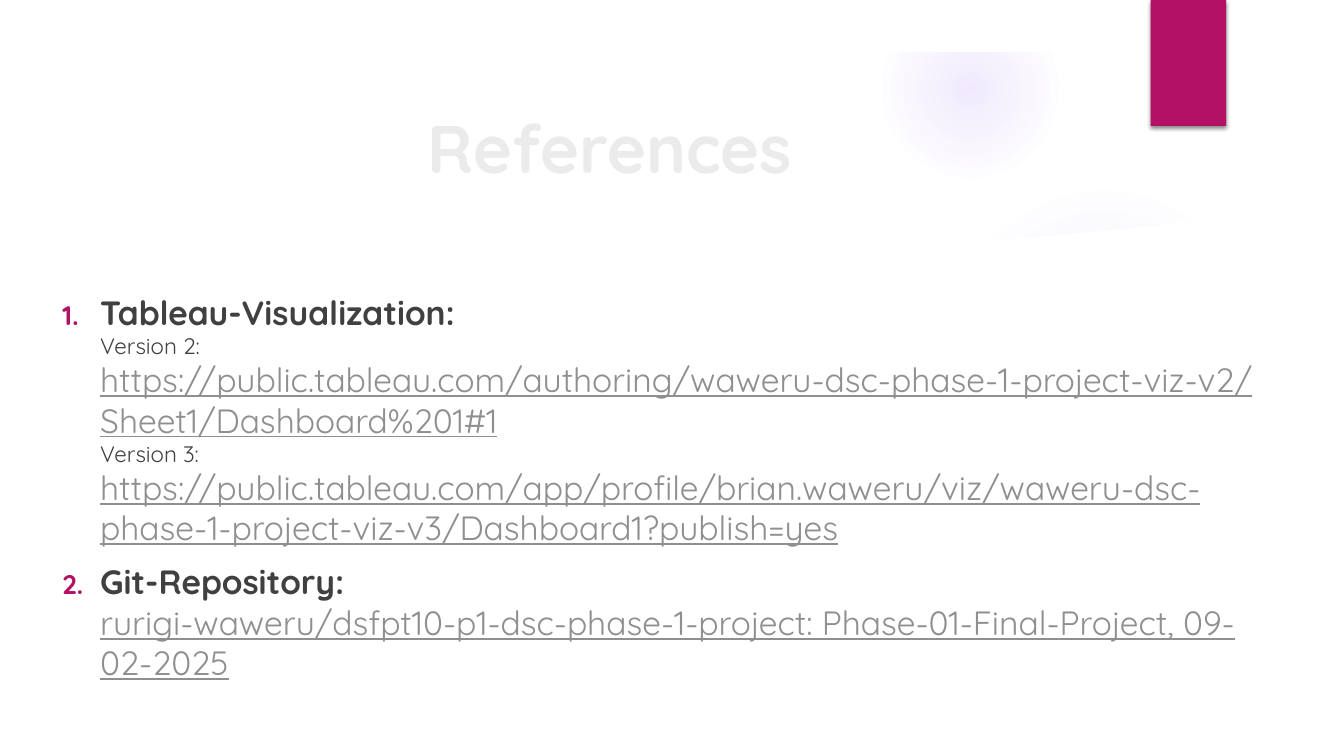
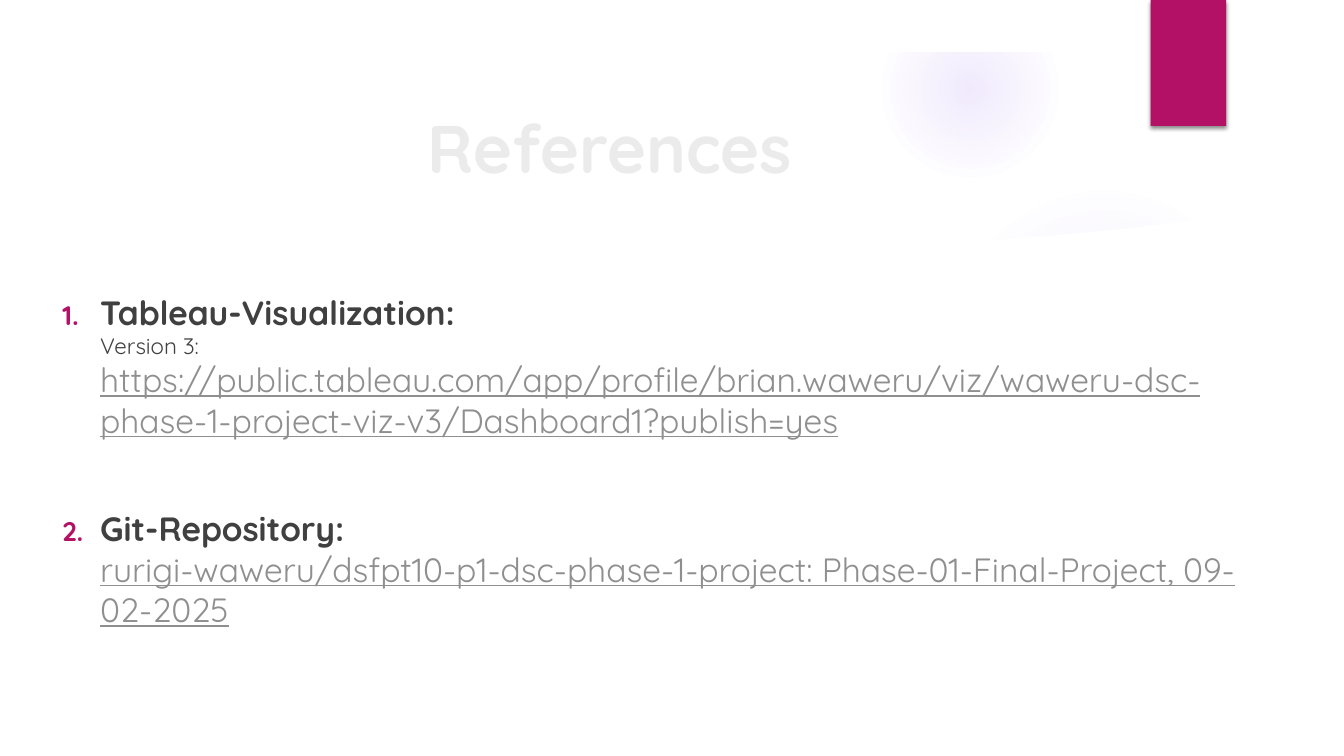
Before and after one commit to rurigi-waweru/dsfpt10-p1-dsc-phase-1-project, a slide deck: slide 10 of project-files/Aviation-Accident-Analysis.pptx (slide 14 before the commit). Drawn at 1344x756 pixels with LibreOffice and Linux fonts; fonts in the diff are those of the drawing; background and template pictures are left out. Boxes give left, top, right and bottom in pixels: in the first picture for what was removed or moved away, otherwise in the second. Text is boxed around its words. In the diff, an @@ line names an element or a change of style, - is before the commit and + after.

```diff
--- a/project-files/Aviation-Accident-Analysis.pptx
+++ b/project-files/Aviation-Accident-Analysis.pptx
@@ text at [100,300,1200,440]: text changed @@
-1. Tableau-Visualization:
-   Version 2:
-   https://public.tableau.com/authoring/waweru-dsc-phase-1-project-viz-v2/Sheet1/Dashboard%201#1
-   Version 3:
-   https://public.tableau.com/app/profile/brian.waweru/viz/waweru-dsc-phase-1-project-viz-v3/Dashboard1?publish=yes
+1. Tableau-Visualization:
+   Version 3:
+   https://public.tableau.com/app/profile/brian.waweru/viz/waweru-dsc-phase-1-project-viz-v3/Dashboard1?publish=yes
```
Also in this commit, not shown: 3 other slides changed, 5 slides added, 9 slides removed, 1 other file.
